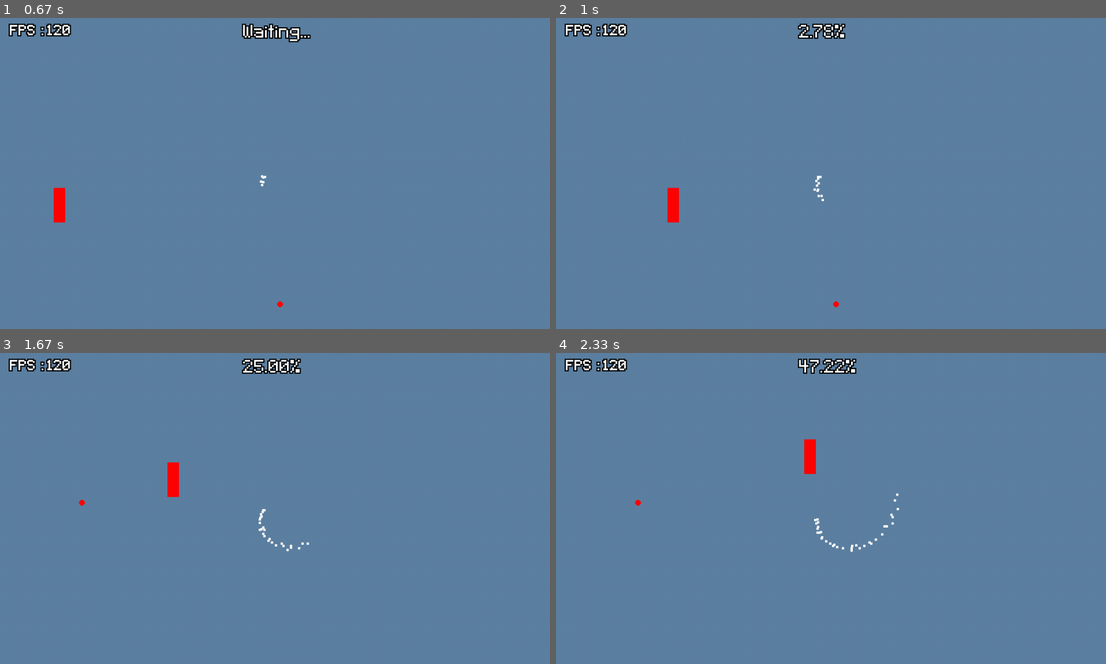
Above: before the commit, frames 1-4 (two rows, left to right).
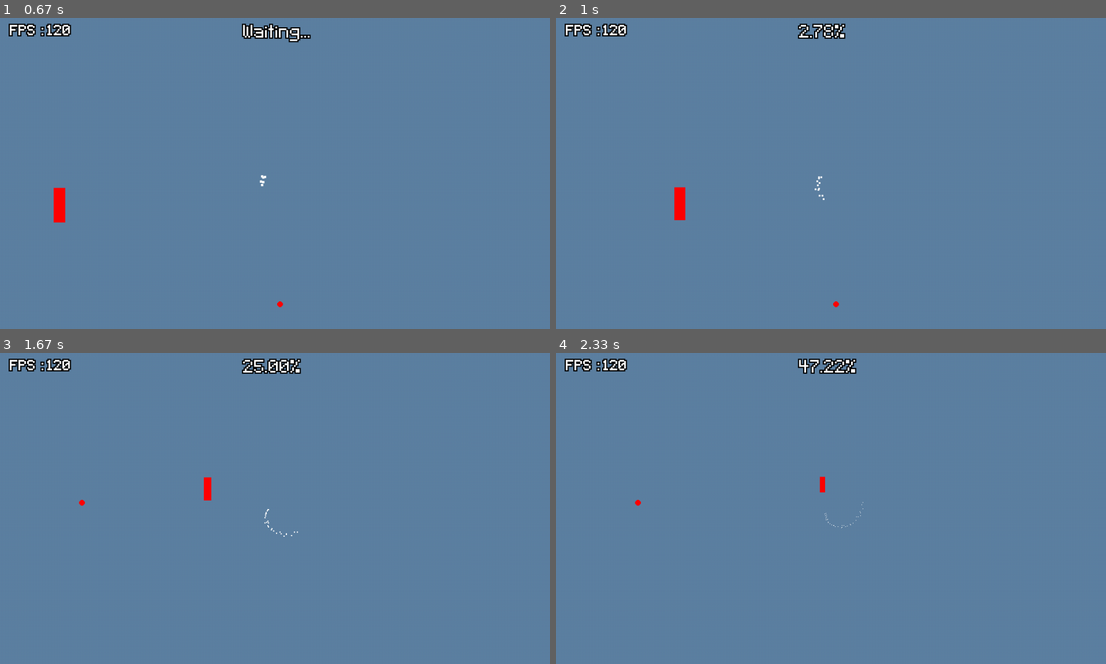
Above: after the commit, the same moments.

Repository: mementojunior123/pygame_framework
Game: pygame game, started from main.py
Two runs of this game, one before a commit and one after it. Both use one fixed random seed, a clock stepped at 60 frames per second and the inputs below.
Inputs (mouse positions are in pixels of both pictures, inside the frame that each line leads up to):
- Up to frame 1 (0.67 s): click (275, 301) at 0.38 s
- Up to frame 2 (1 s): hold D from 0.67 s (still down)
- Up to frame 3 (1.67 s): release D at 1.13 s; press the mouse at (148, 446) at 1.2 s; move the mouse to (110, 474) at 1.3 s; release the mouse at (77, 499) at 1.43 s; hold W from 1.5 s (still down)
- Up to frame 4 (2.33 s): release W at 1.8 s; hold D 1.83-2.3 s

Frame 1 is identical in both runs. In frame 2, 0.3% of the frame differs, in the area x 20-49%, y 50-66%; in frame 3, 0.5%, in the area x 30-57%, y 35-64%; in frame 4, 0.4%.

Commit message:
Added a camera that can be moved/rotated/scaled to allow for effects

Diff:
--- a/framework/game/game_module.py
+++ b/framework/game/game_module.py
@@ -14,6 +14,7 @@
 from framework.game.sprite import Sprite
 from framework.utils.helpers import average, random_float
 from framework.utils.ui.brightness_overlay import BrightnessOverlay
+from framework.game.sprite_renderer import SpriteCamera
 from src.game_states import GameState, GameStates, initialise_game
 import framework.utils.particle_effects
 
@@ -37,6 +38,7 @@
         self.active = True
         self.game_timer = Timer(-1)
         self.game_data = {}
+        self.main_camera : SpriteCamera = SpriteCamera()
         self.make_connections()
         initialise_game(self, event)
 
@@ -117,6 +119,7 @@
         self.active = False
         self.state = None
         self.game_timer = None
+        self.main_camera = None
         self.game_data.clear()
 
         #Cleanup ingame object
--- a/framework/game/sprite.py
+++ b/framework/game/sprite.py
@@ -3,6 +3,7 @@
 from typing import Any
 from framework.utils.helpers import is_sorted
 from framework.utils.pivot_2d import Pivot2D
+from framework.game.sprite_renderer import SpriteCamera
 from inspect import isclass
 
 class Sprite:
@@ -18,6 +19,7 @@
     def __init__(self) -> None:
         self._position : pygame.Vector2
         self.pivot : Pivot2D|None = None
+        self.current_camera : bool|SpriteCamera = False
         self._image : pygame.Surface
         self.rect : pygame.Rect
         self.mask : pygame.Mask
@@ -212,7 +214,7 @@
 
     @classmethod
     def update_all(cls, delta : float):
-        element : cls
+        element : Sprite
         for element in cls.active_elements:
             element.update(delta)
         Sprite.clear_zombies(cls.active_elements)
@@ -244,11 +246,16 @@
             val.update()
 
     def draw(self, display : pygame.Surface):
-        display.blit(self.image, self.rect)
+        if self.current_camera is True:
+            pass
+        elif not self.current_camera:
+            display.blit(self.image, self.rect)
+        else:
+            self.current_camera.render_sprite(self, display)
 
     @classmethod
     def draw_all(cls, display):
-        element : cls
+        element : Sprite
         for element in cls.active_elements:
             element.draw(display)
 
--- /dev/null
+++ b/framework/game/sprite_renderer.py
@@ -0,0 +1,103 @@
+import pygame
+from collections import deque
+from typing import TypeAlias
+
+SpriteCacheLine : TypeAlias = tuple[float, float, pygame.Surface, pygame.Surface]
+# zoom, rotation, original_image, cached_image
+
+class SpriteCamera():
+    MAX_SPRITES_CACHED : int = 20
+    MAX_CACHE_AMOUNT : int = 5
+
+    def __init__(self):
+        self.zoom : float = 1.0
+        self.offset : pygame.Vector2 = pygame.Vector2(0, 0)
+        self.rotation : float = 0.0
+        self._origin : pygame.Vector2|None = None
+        self.sprite_cache : dict[Sprite, deque[SpriteCacheLine]] = {}
+
+    @property
+    def origin(self) -> pygame.Vector2|None:
+        return self._origin
+
+    @origin.setter
+    def origin(self, new_value : pygame.Vector2|None):
+        if self._origin == new_value:
+            return
+        self._origin = new_value
+        self.clear_cache()
+
+    def render_sprite(self, sprite : "Sprite", display : pygame.Surface, colorkey = None):
+        if self.zoom == 1.0 and self.rotation == 0.0:
+            if self.offset.magnitude() == 0.0:
+                display.blit(sprite.image, sprite.rect)
+            else:
+                original_pos : pygame.Vector2 = sprite.position.copy()
+                sprite.position -= self.offset
+                display.blit(sprite.image, sprite.rect)
+                sprite.position = original_pos
+            return
+
+        transformed : pygame.Surface
+
+        cached : pygame.Surface|None = self._cache_lookup(sprite)
+        if cached:
+            transformed = cached
+        else:
+            pivot_compensation_angle : float = 0
+            original_image : pygame.Surface = sprite.image
+            if sprite.pivot:
+                original_image = sprite.pivot.original_image
+                pivot_compensation_angle = sprite.pivot.angle
+                colorkey = sprite.pivot.img_colorkey
+            if colorkey is None:
+                colorkey = (0, 255, 0)
+            new_image = pygame.transform.rotozoom(original_image.convert_alpha(), self.rotation - pivot_compensation_angle, self.zoom)
+            transformed : pygame.Surface = pygame.Surface(new_image.get_size())
+            transformed.set_colorkey(colorkey)
+            transformed.fill(colorkey)
+            transformed.blit(new_image)
+            self._add_to_cache(sprite, transformed)
+            # TODO : Find a way to not have to create two surfaces each time
+
+        origin : pygame.Vector2 = (self.origin or pygame.Vector2(display.get_size()) // 2)
+        origin_to_sprite : pygame.Vector2 = pygame.Vector2((sprite.true_position - self.offset) - origin)
+        scaled_origin_to_sprite : pygame.Vector2 = origin_to_sprite * self.zoom
+        sprite_final_position : pygame.Vector2 = origin + scaled_origin_to_sprite.rotate(-self.rotation)
+        transformed_rect : pygame.Surface = transformed.get_rect(center = sprite_final_position)
+        display.blit(transformed, transformed_rect)
+
+    def clear_cache(self):
+        self.sprite_cache.clear()
+
+    def _cache_lookup(self, sprite : "Sprite") -> pygame.Surface|None:
+        if sprite not in self.sprite_cache:
+            return None
+        cache_line : SpriteCacheLine
+        for cache_line in self.sprite_cache[sprite]:
+            zoom, rotation, original_image, transformed_image = cache_line
+            if zoom == self.zoom and rotation == self.rotation and original_image == sprite.image:
+                return transformed_image
+        return None
+
+    def _add_to_cache(self, sprite : "Sprite", transformed_image : pygame.Surface):
+        if sprite not in self.sprite_cache:
+            self.sprite_cache[sprite] = deque(maxlen=self.MAX_CACHE_AMOUNT)
+        self.sprite_cache[sprite].appendleft((self.zoom, self.rotation, sprite.image, transformed_image))
+        if len(self.sprite_cache) > self.MAX_SPRITES_CACHED:
+            selected : set[Sprite] = set()
+            target : int = len(self.sprite_cache) - self.MAX_SPRITES_CACHED
+            for sprite in self.sprite_cache:
+                selected.add(sprite)
+                target -= 1
+                if target <= 0:
+                    break
+            for sprite in selected:
+                del self.sprite_cache[sprite]
+
+
+
+
+def runtime_imports():
+    global Sprite
+    from framework.game.sprite import Sprite
--- a/framework/utils/particle_effects.py
+++ b/framework/utils/particle_effects.py
@@ -98,7 +98,7 @@
 
         self.velocity = velocity or pygame.Vector2(0,0)
         if self.update_method == 'spiral':
-            self.pivot = Pivot2D(self._position)
+            self.pivot = Pivot2D(self._position, self.image)
             self.pivot.pivot_offset = pygame.Vector2((mag or 1),0).rotate(-angle)
         elif angle is not None:
             if mag is None: mag = 1
@@ -115,6 +115,7 @@
 
         Particle.unpool(self)
         self.rect.center = self.pivot.position
+        self.current_camera = core_object.game.main_camera
 
     def update(self, delta : float):
         if self.lifetime_timer.isover():
@@ -151,9 +152,6 @@
         elif self.update_method == 'animated':
             self.anim_track.update()
 
-    def draw(self, display : pygame.Surface):
-        display.blit(self.image, self.rect)
-
     def clean_instance(self):
         self._position = None
         self.lifetime = None
--- a/src/game_states.py
+++ b/src/game_states.py
@@ -1,6 +1,6 @@
 import pygame
 from typing import Any, Generator
-from math import floor
+from math import floor, sin, pi
 from random import shuffle, choice
 import random
 import framework.game.coroutine_scripts
@@ -101,6 +101,10 @@
         timer.set_duration(3, restart=True)
         while not timer.isover():
             percentage = pygame.math.lerp(0, 100, timer.get_time() / timer.duration)
+            zoom : float = pygame.math.lerp(1, 0.25, interpolation.quad_ease_out(timer.get_time() / timer.duration))
+            angle : float = pygame.math.lerp(0, 25, sin(timer.get_time() / timer.duration * 2 * pi * 10), False)
+            core_object.game.main_camera.zoom = zoom
+            #core_object.game.main_camera.rotation = angle
             new_textsprite.text = f"{percentage:.2f}%"
             yield
         new_textsprite.text = f"{100}% - Done!"
--- a/src/test_player.py
+++ b/src/test_player.py
@@ -55,6 +55,7 @@
         element.last_mouse_pos = pygame.mouse.get_pos()
         track = cls.test_anim.load(element, core_object.game.game_timer.get_time)
         track.play()
+        element.current_camera = core_object.game.main_camera
         cls.unpool(element)
         return element
 
